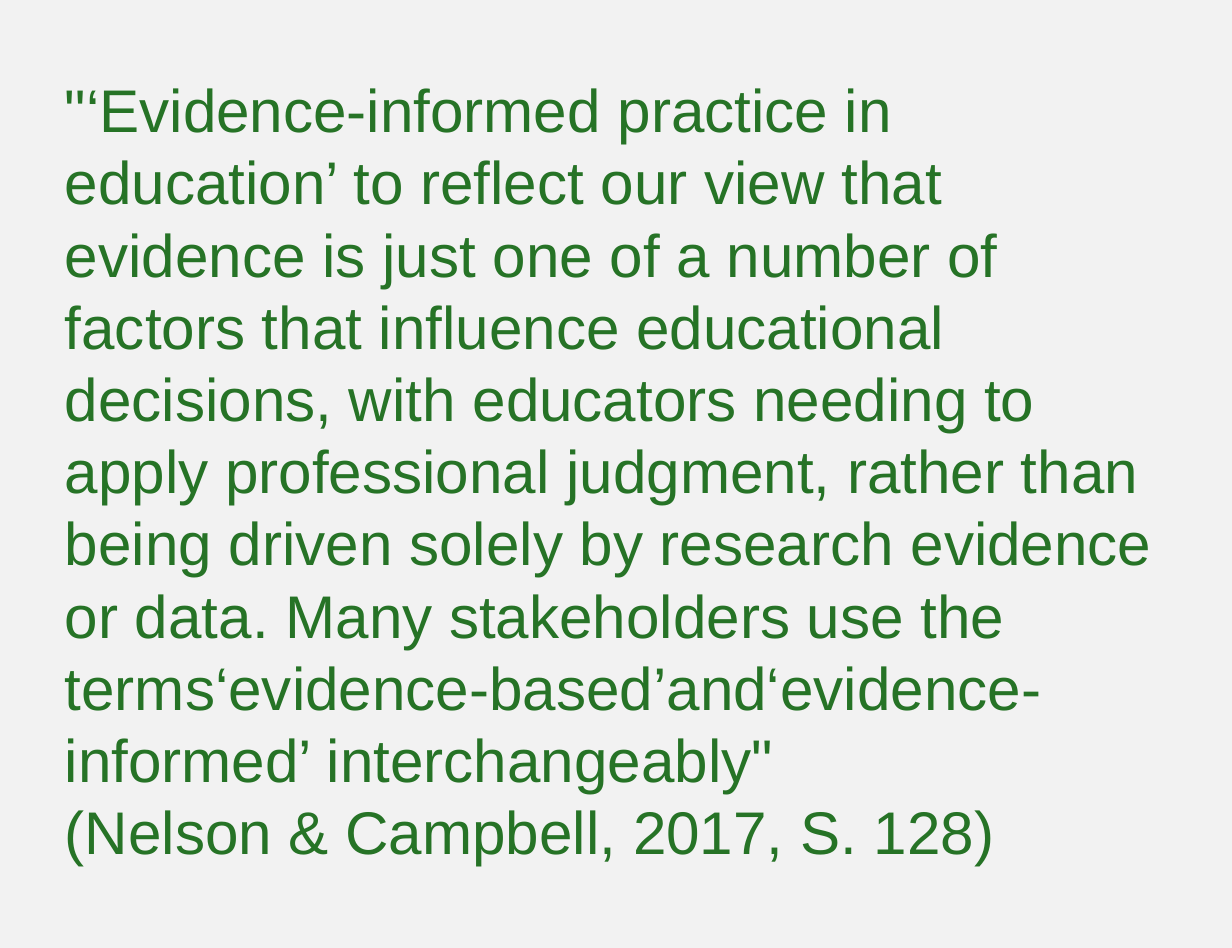
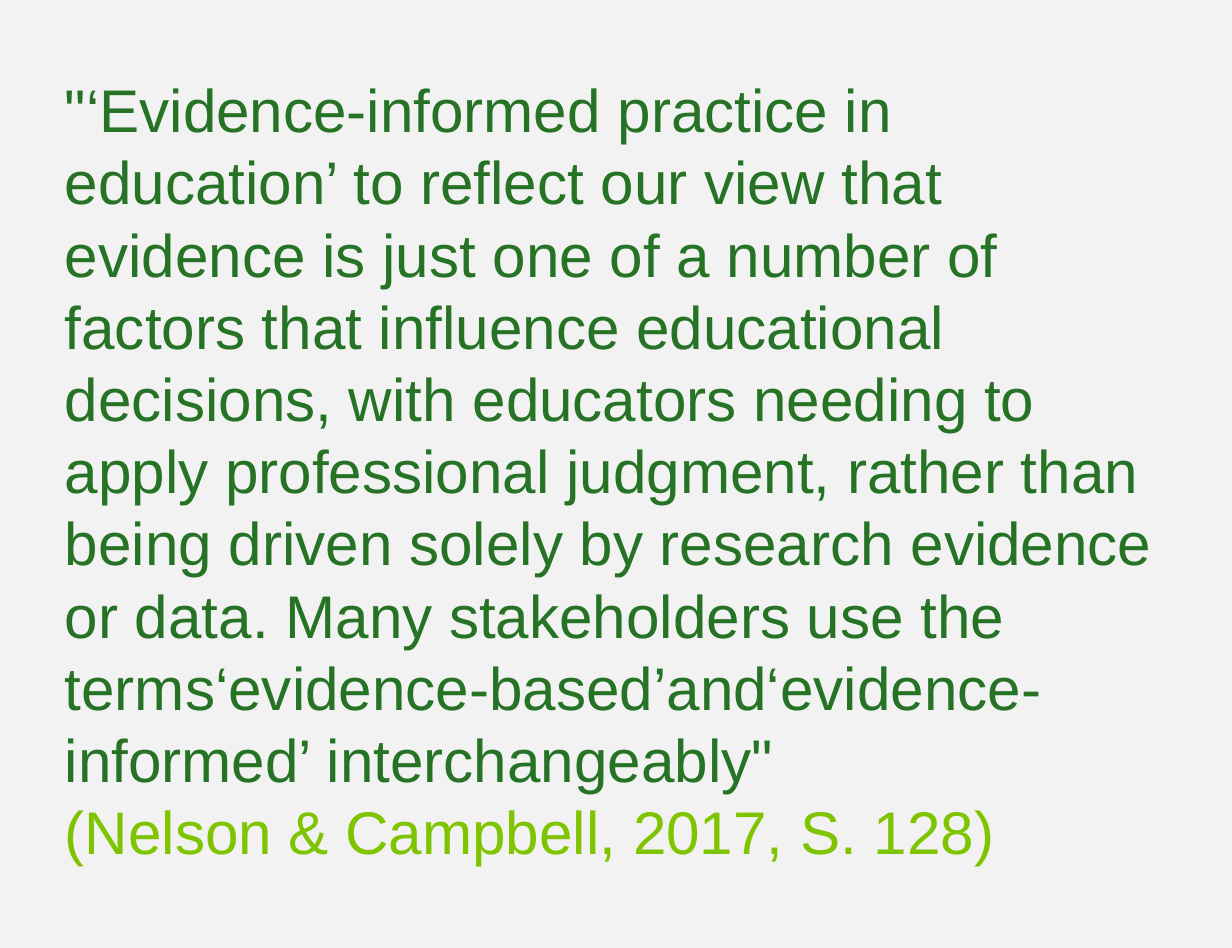
Before and after one commit to kirstinschmidt/Schmidt_Disputation, a slide deck: slide 1 of img/Def_evidence-informed.pptx. Drawn at 1232x948 pixels with LibreOffice and Linux fonts; fonts in the diff are those of the drawing. Boxes give left, top, right and bottom in pixels: in the first picture for what was removed or moved away, otherwise in the second. Text is boxed around its words. In the diff, an @@ line names an element or a change of style, - is before the commit and + after.

```diff
--- a/img/Def_evidence-informed.pptx
+++ b/img/Def_evidence-informed.pptx
@@ text at (65,810,994,865): text colour #267326 to #7FC400 in "(Nelson & Campbell, 2017, S. 128)" @@
```
Also in this commit, not shown: 37 other files.
